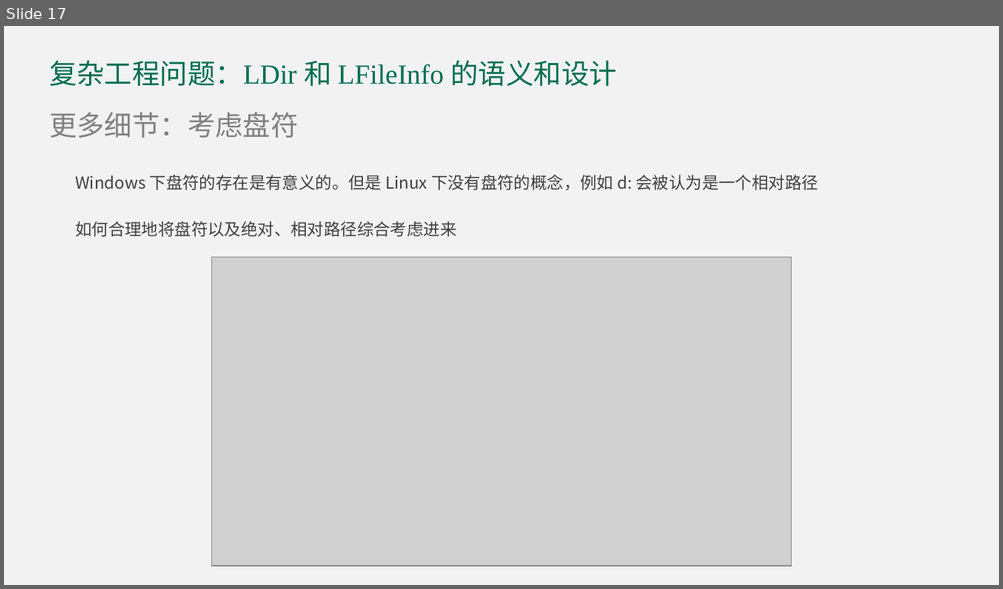
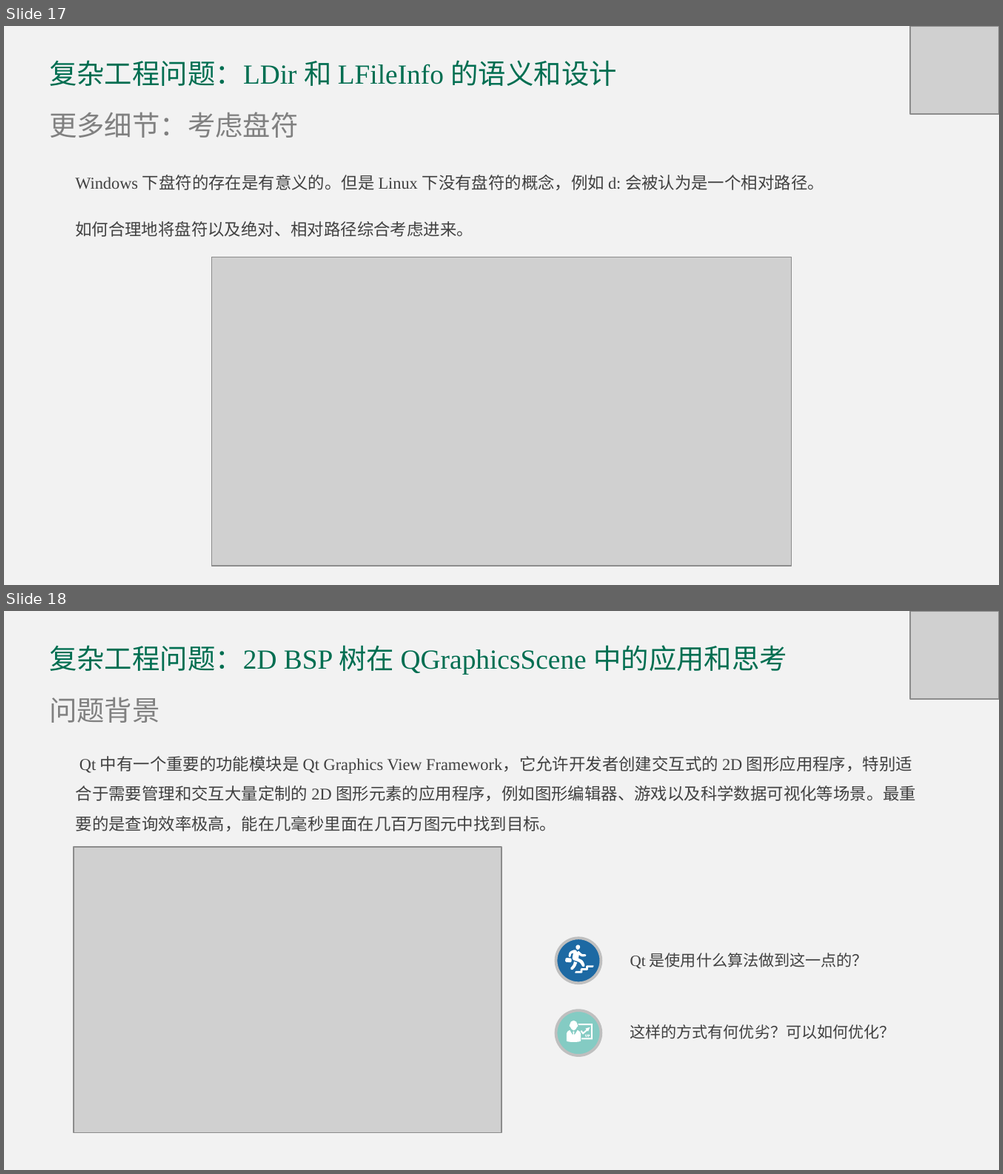
Before and after one commit to DavidingPlus/study-notes, a slide deck: 实习/合迅科技/实习答辩/刘治学-答辩 PPT.pptx. Shown one above the other, each under a label of ours: slide 17 before the commit, slides 17 and 18 after it. The pictures are 1003x589 and 1003x1174 pixels, drawn with LibreOffice and Linux fonts; fonts in the diff are those of the drawing; grey boxes stand for pictures. Boxes give left, top, right and bottom in pixels: in the first picture for what was removed or moved away, otherwise in the second. Text is boxed around its words. In the diff, an @@ line names an element or a change of style, - is before the commit and + after.

```diff
--- a/实习/合迅科技/实习答辩/刘治学-答辩 PPT.pptx
+++ b/实习/合迅科技/实习答辩/刘治学-答辩 PPT.pptx
@@ slide 18 added at (x1=4, y1=611, x2=999, y2=1170), background #F2F2F2 @@
@@ picture added at (x1=910, y1=611, x2=999, y2=700) @@
@@ text added at (x1=49, y1=645, x2=787, y2=674), 20 pt, text #006E51 @@
+复杂工程问题：2D BSP 树在 QGraphicsScene 中的应用和思考
@@ text added at (x1=49, y1=697, x2=160, y2=723), 20 pt, text #808080 @@
+问题背景
@@ text added at (x1=76, y1=756, x2=916, y2=832), 12 pt, text #404040 @@
+Qt 中有一个重要的功能模块是 Qt Graphics View Framework，它允许开发者创建交互式的 2D 图形应用程序，特别适合于需要管理和交互大量定制的 2D 图形元素的应用程序，例如图形编辑器、游戏以及科学数据可视化等场景。最重要的是查询效率极高，能在几毫秒里面在几百万图元中找到目标。
@@ picture added at (x1=74, y1=847, x2=501, y2=1133) @@
@@ ellipse added at (x1=556, y1=938, x2=600, y2=983), fill #1D69A3, outline #FFFFFF 2 pt @@
@@ freeform shape added at (x1=565, y1=945, x2=586, y2=972), fill #FFFFFF @@
@@ text added at (x1=630, y1=953, x2=868, y2=969), 11.2 pt, text #404040 @@
+Qt 是使用什么算法做到这一点的？
@@ freeform shape added at (x1=575, y1=966, x2=594, y2=974), fill #FFFFFF @@
@@ text added at (x1=630, y1=1025, x2=895, y2=1039), 11.2 pt, text #404040 @@
+这样的方式有何优劣？可以如何优化？
@@ group added at (x1=556, y1=1011, x2=600, y2=1056): 6 freeform shapes, 1 ellipse @@
@@ slide 17 changed as well @@
@@ picture added at (x1=910, y1=26, x2=999, y2=115) @@
@@ text at (x1=75, y1=175, x2=824, y2=237): text changed; font Noto Sans CJK SC to Times New Roman @@
-Windows 下盘符的存在是有意义的。但是 Linux 下没有盘符的概念，例如 d: 会被认为是一个相对路径
-如何合理地将盘符以及绝对、相对路径综合考虑进来
+Windows 下盘符的存在是有意义的。但是 Linux 下没有盘符的概念，例如 d: 会被认为是一个相对路径。
+如何合理地将盘符以及绝对、相对路径综合考虑进来。
```
Also in this commit, not shown: 21 other slides changed, 3 other slides added, 1 slide removed, 1 other file.
